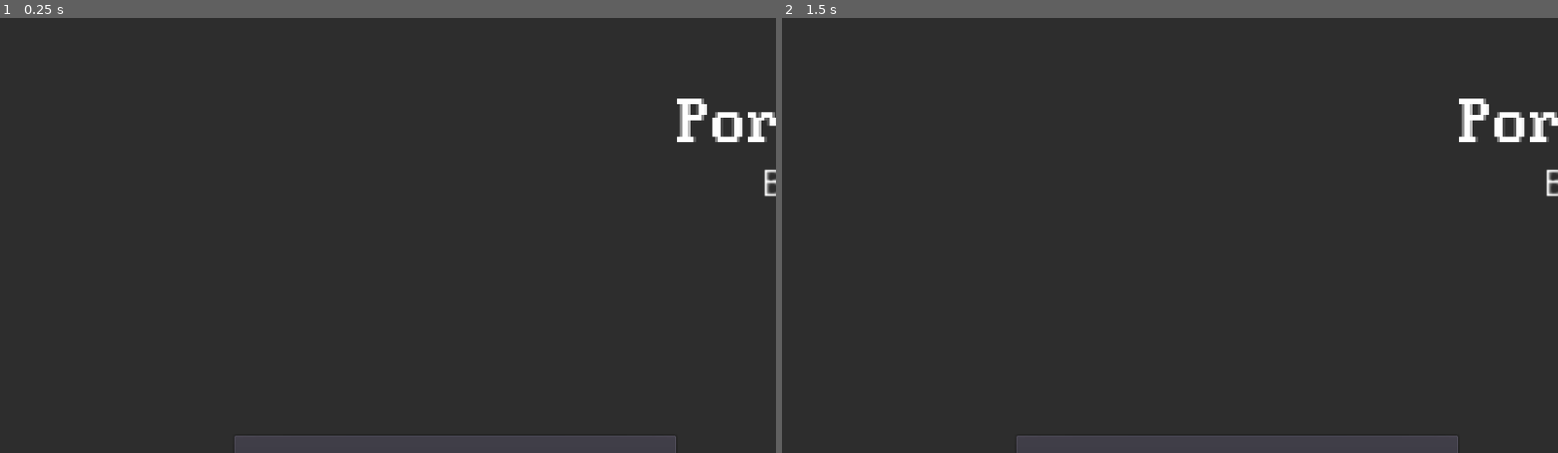
Above: before the commit, frames 1-2 (left to right).
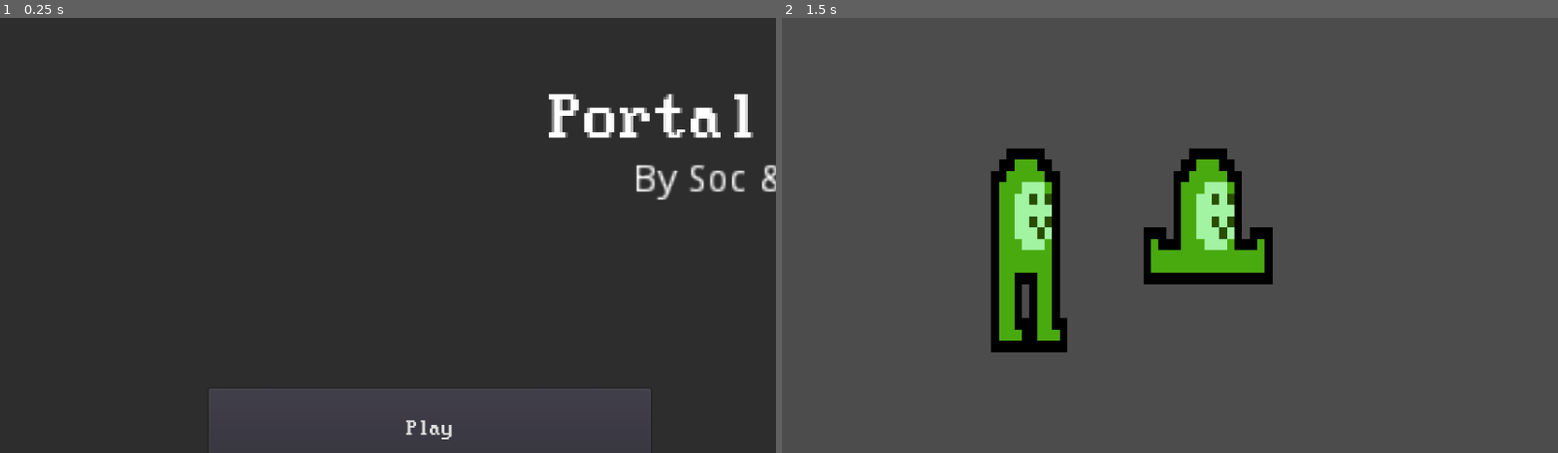
Above: after the commit, the same moments.

Repository: Socerest2/portal-combat
Game: Godot game, scene res://MainMenu.tscn
The game is run twice, just before and just after one commit, with the same random seed, the same clock (stepped at 60 frames per second) and the same inputs.
Inputs (mouse positions are in pixels of both pictures, inside the frame that each line leads up to):
- Up to frame 1 (0.25 s): no input
- Up to frame 2 (1.5 s): click (1208, 431) at 0.5 s, where only the run after the commit has a clickable "Play"; tap Enter at 1.25 s; hold Right (ui_right) from 1.28 s (still down)

The runs differ from the first frame. In frame 1, 6.3% of the frame differs, in the area x 27-100%, y 17-100%; in frame 2, 97%, in the area x 0-100%, y 0-100%.

Commit message:
Fixed some spacing issues

Diff:
--- a/MainMenu.tscn
+++ b/MainMenu.tscn
@@ -1,6 +1,7 @@
-[gd_scene load_steps=2 format=2]
+[gd_scene load_steps=3 format=2]
 
 [ext_resource path="res://Resources/Fonts/LessPerfectDosVGA.tres" type="DynamicFont" id=1]
+[ext_resource path="res://Play.gd" type="Script" id=2]
 
 [node name="Control" type="Control"]
 anchor_right = 1.0
@@ -20,10 +21,10 @@
 }
 
 [node name="Title" type="RichTextLabel" parent="."]
-margin_left = 745.0
-margin_top = 80.0
-margin_right = 954.0
-margin_bottom = 153.0
+margin_left = 603.729
+margin_top = 74.9546
+margin_right = 812.729
+margin_bottom = 147.955
 rect_scale = Vector2( 3, 3 )
 size_flags_horizontal = 3
 custom_fonts/normal_font = ExtResource( 1 )
@@ -40,23 +41,25 @@
 text = "By Soc & Colligo"
 
 [node name="Play" type="Button" parent="."]
-margin_left = 258.278
-margin_top = 460.942
-margin_right = 744.278
-margin_bottom = 550.942
+margin_left = 229.688
+margin_top = 408.806
+margin_right = 715.688
+margin_bottom = 498.806
 custom_fonts/font = ExtResource( 1 )
 text = "Play"
+script = ExtResource( 2 )
 __meta__ = {
 "_edit_use_anchors_": false
 }
 
 [node name="Settings" type="Button" parent="."]
-margin_left = 1223.94
-margin_top = 463.123
-margin_right = 1709.94
-margin_bottom = 553.123
+margin_left = 1086.03
+margin_top = 400.897
+margin_right = 1572.03
+margin_bottom = 490.897
 custom_fonts/font = ExtResource( 1 )
 text = "Settings"
 __meta__ = {
 "_edit_use_anchors_": false
 }
+[connection signal="pressed" from="Play" to="Play" method="_on_Play_pressed"]
